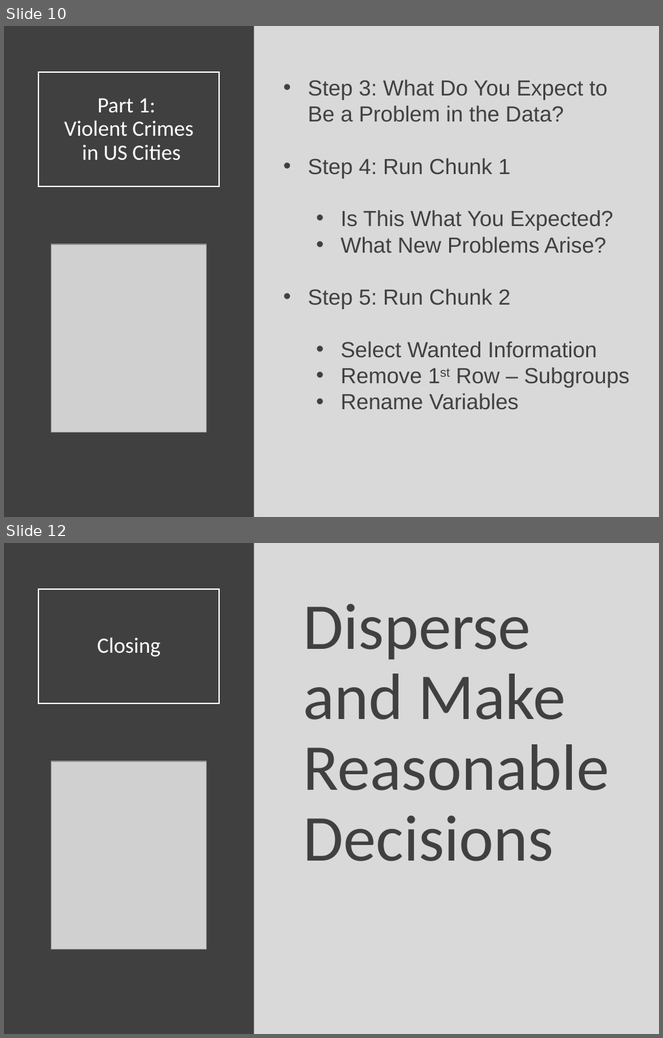
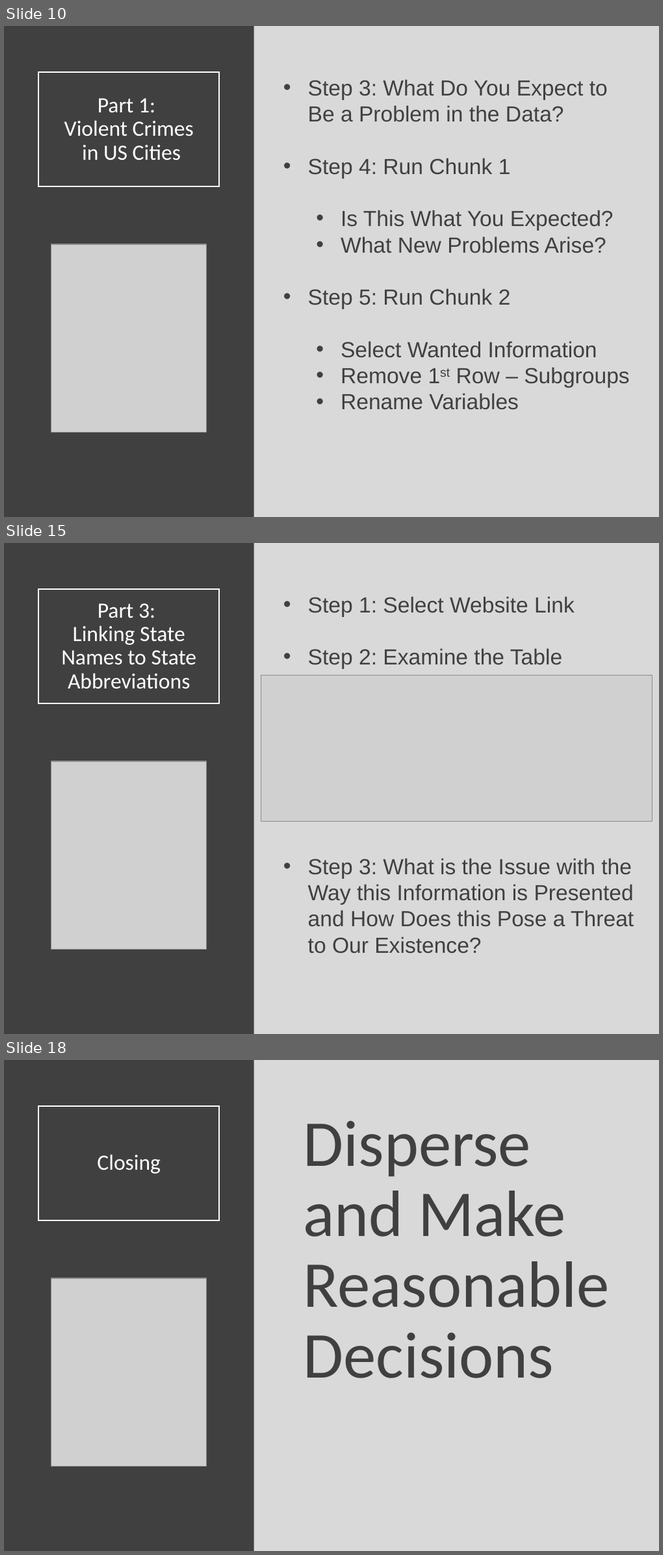
Before and after one commit to Yixf-Self/STOR320_WEBSITE, a slide deck: Lecture/Lecture 15/Lecture 15.pptx. Shown one above the other, each under a label of ours: slides 10 and 12 before the commit, slides 10, 15 and 18 after it; the slides between them are not shown. The pictures are 663x1038 and 663x1555 pixels, drawn with LibreOffice and Linux fonts; fonts in the diff are those of the drawing; grey boxes stand for pictures. Boxes give left, top, right and bottom in pixels: in the first picture for what was removed or moved away, otherwise in the second. Text is boxed around its words. In the diff, an @@ line names an element or a change of style, - is before the commit and + after.

```diff
--- a/Lecture/Lecture 15/Lecture 15.pptx
+++ b/Lecture/Lecture 15/Lecture 15.pptx
@@ slide 15 added at <box>4,543,659,1034</box>, background #D9D9D9 @@
@@ rectangle added at <box>4,543,254,1034</box>, fill #404040 @@
@@ title added at <box>38,589,220,704</box>, outline #FFFFFF 1.5 pt, 24 pt, text #FFFFFF @@
+Part 3:
+Linking State Names to State Abbreviations
@@ text added at <box>308,596,634,954</box>, 24 pt, text #404040 @@
+• Step 1: Select Website Link
+• Step 2: Examine the Table
+• Step 3: What is the Issue with the Way this Information is Presented and How Does this Pose a Threat to Our Existence?
@@ picture added at <box>261,676,653,821</box> @@
@@ picture added at <box>51,761,206,949</box> @@
@@ what was slide 12 is now slide 18 @@
```
Also in this commit, not shown: 2 slides changed, 5 other slides added, 10 other files.
